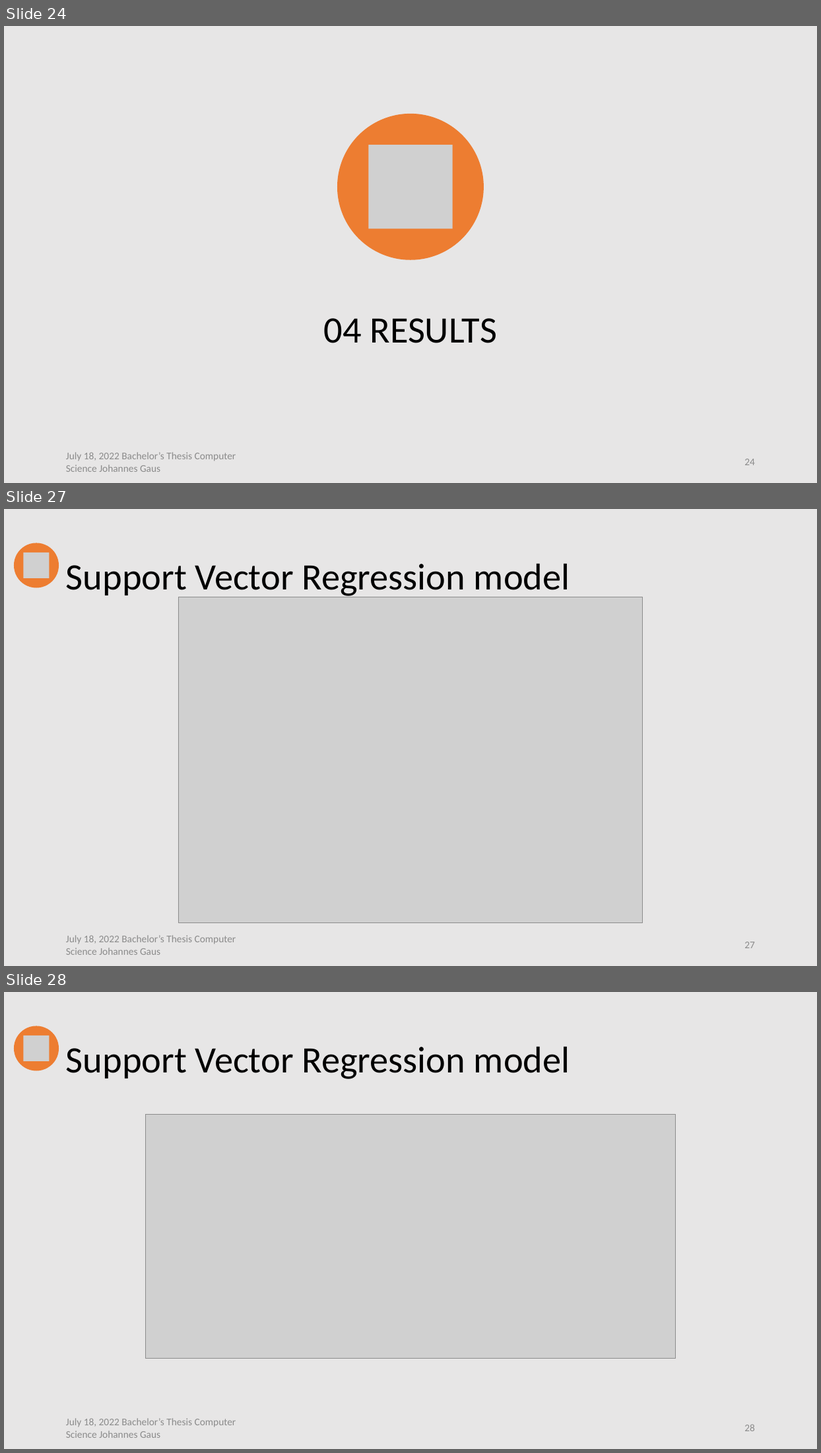
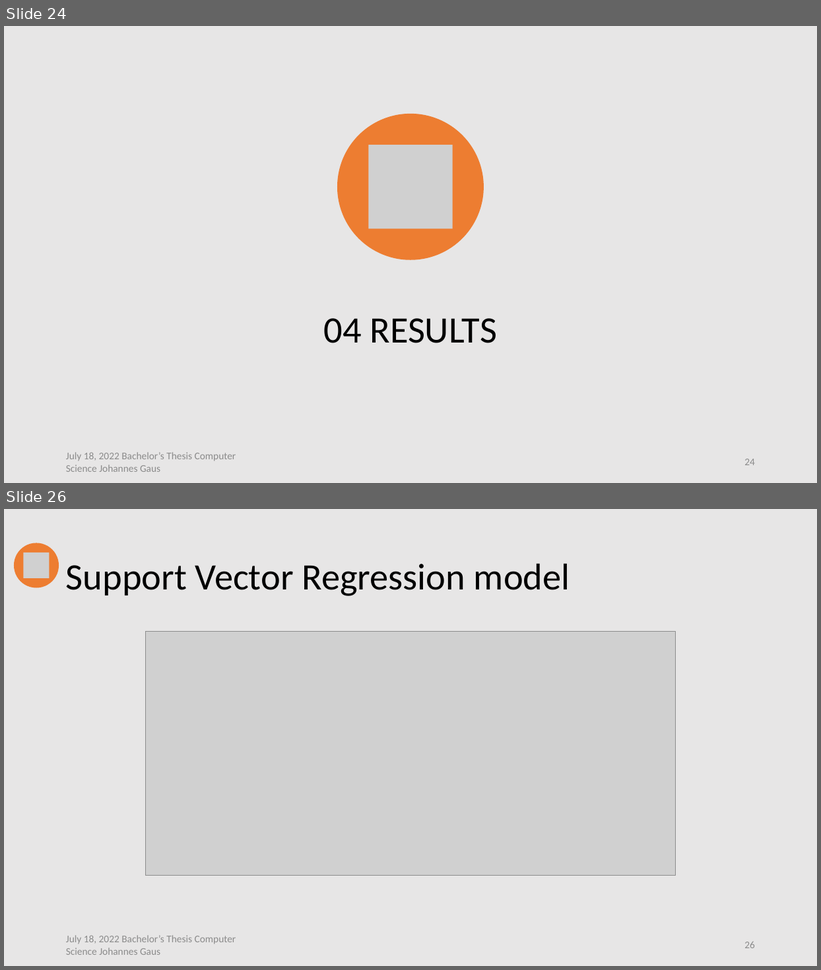
Before and after one commit to jo997/BA-WindPowerForecasting, a slide deck: thesis work/Thesis Defense/Thesis Defense.pptx. Shown one above the other, each under a label of ours: slides 24, 27 and 28 before the commit, slides 24 and 26 after it; the slides between them are not shown. The pictures are 821x1453 and 821x970 pixels, drawn with LibreOffice and Linux fonts; fonts in the diff are those of the drawing; grey boxes stand for pictures. Boxes give left, top, right and bottom in pixels: in the first picture for what was removed or moved away, otherwise in the second. Text is boxed around its words. In the diff, an @@ line names an element or a change of style, - is before the commit and + after.

```diff
--- a/thesis work/Thesis Defense/Thesis Defense.pptx
+++ b/thesis work/Thesis Defense/Thesis Defense.pptx
@@ slide 27 removed at (x1=4, y1=509, x2=817, y2=966), background #E7E6E6 @@
@@ ellipse removed at (x1=14, y1=543, x2=59, y2=588) @@
@@ picture removed at (x1=24, y1=553, x2=49, y2=578) @@
@@ title removed at (x1=66, y1=563, x2=570, y2=598) @@
-Support Vector Regression model
@@ picture removed at (x1=178, y1=597, x2=644, y2=923) @@
@@ text removed at (x1=66, y1=935, x2=236, y2=955) @@
-July 18, 2022 Bachelor’s Thesis Computer Science Johannes Gaus
@@ page number removed at (x1=745, y1=942, x2=755, y2=949) @@
-27
@@ what was slide 28 is now slide 26 @@
@@ page number at (x1=745, y1=942, x2=755, y2=949): text changed @@
-28
+26
```
Also in this commit, not shown: 4 slides changed, 1 other slide removed, 6 other files.
